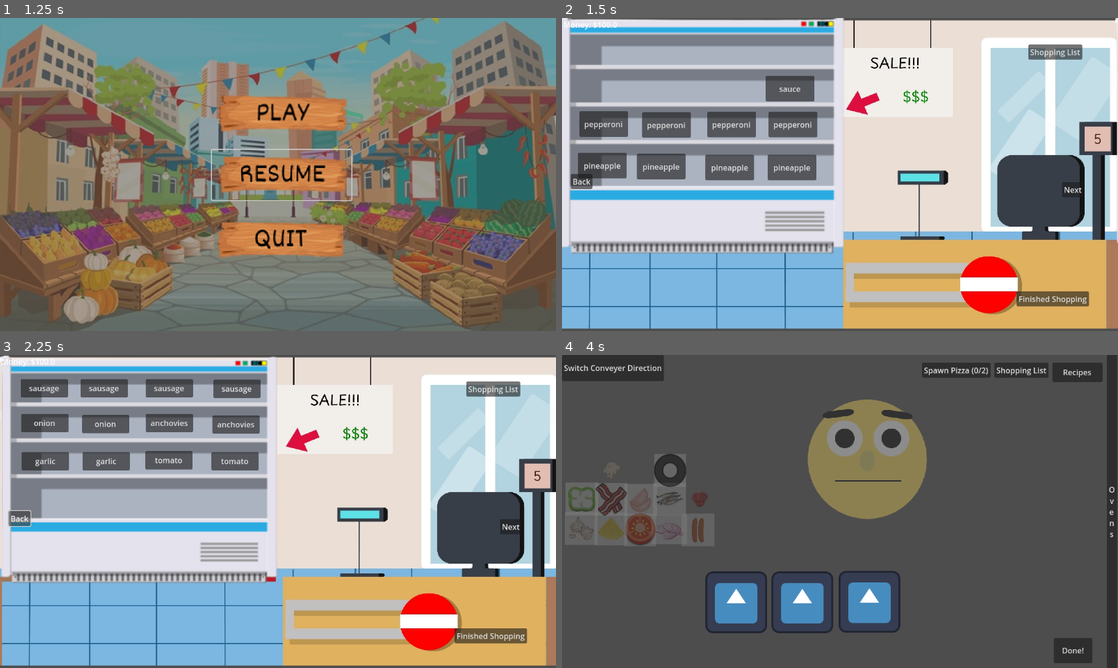
Above: before the commit, frames 1-4 (two rows, left to right).
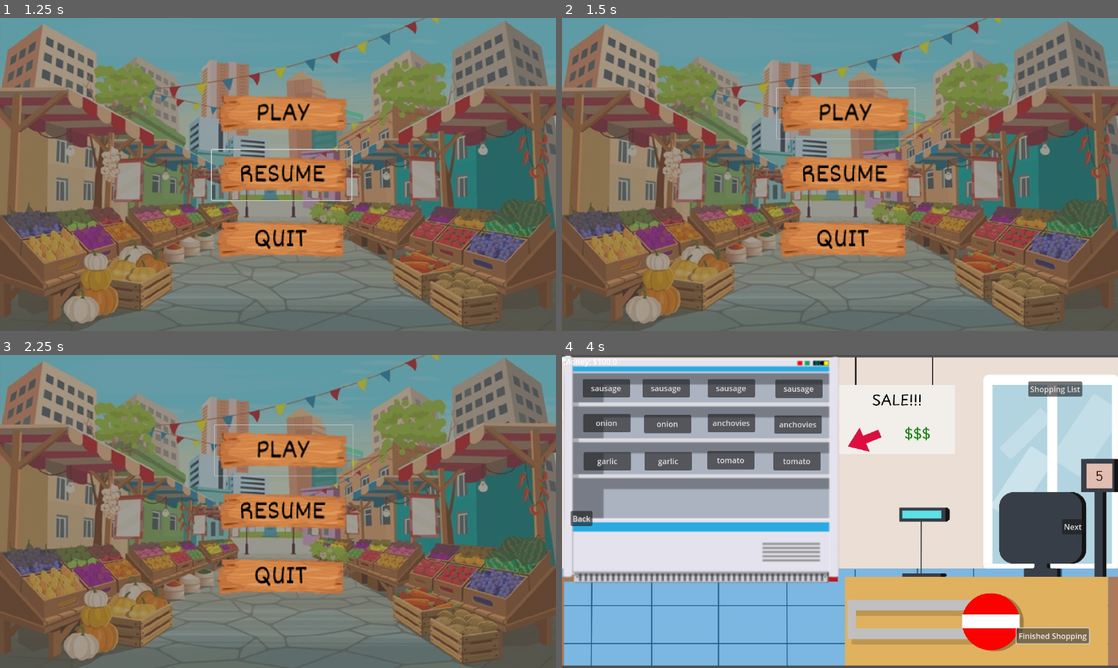
Above: after the commit, the same moments.

Repository: Leone2004/LandLockedLigersGame
Game: Godot game, scene res://Scenes/mainmenu.tscn
Same seed, same stepped clock (60 frames per second), same inputs: the game is played once before the commit and once after it. The engine's default icon, where the game draws it, is replaced by a stand-in: a white triangle on a blue panel in a dark square. Sound files missing from this copy of the repository are replaced by a short silence.
Inputs (mouse positions are in pixels of both pictures, inside the frame that each line leads up to):
- Up to frame 1 (1.25 s): click (283, 174) at 0.5 s
- Up to frame 2 (1.5 s): click (845, 111) at 1.25 s
- Up to frame 3 (2.25 s): click (22, 517) at 2 s, where only the run before the commit has a clickable "Back"
- Up to frame 4 (4 s): click "Back" at 2.75 s; click "Finished Shopping" at 3.5 s

Frame 1 is identical in both runs. In frame 2, 98% of the frame differs, in the area x 0-100%, y 0-100%; in frame 3, 98%; in frame 4, 90%.

Commit message:
Added sounds and faces

Diff:
--- a/cookingupsuccessgame/Scenes/GroceryStore.tscn
+++ b/cookingupsuccessgame/Scenes/GroceryStore.tscn
@@ -1,11 +1,20 @@
-[gd_scene load_steps=5 format=3 uid="uid://ytwvoc765rk3"]
+[gd_scene load_steps=8 format=3 uid="uid://ytwvoc765rk3"]
 
 [ext_resource type="Script" uid="uid://brx8kajls5irq" path="res://Scripts/ShoppingStoreButtons.gd" id="1_6pps0"]
+[ext_resource type="AudioStream" uid="uid://rdsdhascvlmi" path="res://Music/sounds/Swoosh(for dragging).wav" id="1_bneo4"]
+[ext_resource type="AudioStream" uid="uid://2me0lmpdissx" path="res://Music/sounds/fantasy-game-sword-cut-sound-effect-get-more-on-my-patreon-339824.mp3" id="2_23ypg"]
 [ext_resource type="Texture2D" uid="uid://edyokx505sba" path="res://Art/Final Cooking up Success Image folder 2/Background images/Grocery Background.jpg" id="3_45mn4"]
 [ext_resource type="Texture2D" uid="uid://5gnwamavmr6o" path="res://Art/Final Cooking up Success Image folder 2/Equipment/Shopping shelf.png" id="3_bneo4"]
 [ext_resource type="PackedScene" uid="uid://dvhspowe5pn6t" path="res://Scenes/shopping_list.tscn" id="3_d07kg"]
+[ext_resource type="Script" uid="uid://ctq0t3w706735" path="res://Scripts/sound_follower1.gd" id="3_vd5c6"]
 
 [node name="ShoppingScene" type="Node2D"]
+
+[node name="AudioStreamPlayer2D" type="AudioStreamPlayer2D" parent="."]
+stream = ExtResource("1_bneo4")
+
+[node name="AudioStreamPlayer2D2" type="AudioStreamPlayer2D" parent="AudioStreamPlayer2D"]
+stream = ExtResource("2_23ypg")
 
 [node name="Control" type="Control" parent="."]
 layout_mode = 3
@@ -583,6 +592,7 @@
 metadata/_edit_use_anchors_ = true
 
 [node name="Camera2D" type="Camera2D" parent="."]
+script = ExtResource("3_vd5c6")
 
 [node name="ShoppingListScene" parent="." instance=ExtResource("3_d07kg")]
 
--- a/cookingupsuccessgame/Scenes/cooking.tscn
+++ b/cookingupsuccessgame/Scenes/cooking.tscn
@@ -1,9 +1,13 @@
-[gd_scene load_steps=9 format=3 uid="uid://ccjtqqsxfsxdj"]
+[gd_scene load_steps=13 format=3 uid="uid://ccjtqqsxfsxdj"]
 
 [ext_resource type="Script" uid="uid://bgutyowxbu4q8" path="res://Scripts/CookingScene.gd" id="1_v6t1i"]
+[ext_resource type="AudioStream" uid="uid://fif1bn6wkmm0" path="res://Music/sounds/8-bit-video-game-points-version-1-145826.mp3" id="2_8l6gq"]
 [ext_resource type="Texture2D" uid="uid://bq8jd3vjo40lr" path="res://Art/Unknown-1.png" id="3_iv1kd"]
+[ext_resource type="AudioStream" uid="uid://88y0lqbdsqo2" path="res://Music/sounds/Sonic_Soundfx_household_kitchen_pasta_packet_plastic_scrumple_crumple.mp3" id="3_jba1e"]
 [ext_resource type="PackedScene" uid="uid://cbv1kvsc8lip3" path="res://Scenes/pizza.tscn" id="3_kqqjs"]
+[ext_resource type="AudioStream" uid="uid://1k3dll3bkfva" path="res://Music/sounds/achievement-video-game-type-1-230515.mp3" id="4_jba1e"]
 [ext_resource type="PackedScene" uid="uid://wjye2oajgcmk" path="res://Scenes/oven_scene.tscn" id="4_jhubm"]
+[ext_resource type="Script" uid="uid://d0bcqnejgari1" path="res://Scripts/sound_follower2.gd" id="5_8l6gq"]
 [ext_resource type="PackedScene" uid="uid://dvhspowe5pn6t" path="res://Scenes/shopping_list.tscn" id="5_iv1kd"]
 [ext_resource type="PackedScene" uid="uid://bvn8x7y2k3m4n" path="res://Scenes/IngredientSpot.tscn" id="7_bhcx5"]
 [ext_resource type="PackedScene" uid="uid://brnrw56qbt731" path="res://Scenes/sell.tscn" id="7_smvhu"]
@@ -13,6 +17,15 @@
 
 [node name="CookingScene" type="Node2D"]
 script = ExtResource("1_v6t1i")
+
+[node name="AudioStreamPlayer2D" type="AudioStreamPlayer2D" parent="."]
+stream = ExtResource("2_8l6gq")
+
+[node name="AudioStreamPlayer2D" type="AudioStreamPlayer2D" parent="AudioStreamPlayer2D"]
+stream = ExtResource("3_jba1e")
+
+[node name="happy_customer" type="AudioStreamPlayer2D" parent="AudioStreamPlayer2D"]
+stream = ExtResource("4_jba1e")
 
 [node name="CanvasLayer" type="CanvasLayer" parent="."]
 
@@ -156,6 +169,7 @@
 
 [node name="Camera2D" type="Camera2D" parent="."]
 position = Vector2(10, -331)
+script = ExtResource("5_8l6gq")
 
 [node name="OvenScene" parent="." instance=ExtResource("4_jhubm")]
 z_index = -1
--- a/cookingupsuccessgame/Scenes/mainmenu.tscn
+++ b/cookingupsuccessgame/Scenes/mainmenu.tscn
@@ -1,8 +1,10 @@
-[gd_scene load_steps=6 format=3 uid="uid://b24md2q3ym4fa"]
+[gd_scene load_steps=8 format=3 uid="uid://b24md2q3ym4fa"]
 
 [ext_resource type="Script" uid="uid://c8hiwj8hvukla" path="res://Scripts/mainmenu.gd" id="1_pposm"]
+[ext_resource type="AudioStream" uid="uid://2me0lmpdissx" path="res://Music/sounds/fantasy-game-sword-cut-sound-effect-get-more-on-my-patreon-339824.mp3" id="2_l2o7r"]
 [ext_resource type="Texture2D" uid="uid://bxanlmp5eqy7g" path="res://Art/Final Cooking up Success Image folder 2/Main Menu page/Play_Button.png" id="2_lah54"]
 [ext_resource type="Texture2D" uid="uid://dhojgsy72qx7u" path="res://Art/Final Cooking up Success Image folder 2/Main Menu page/Quit_Button.png" id="3_5326e"]
+[ext_resource type="Script" uid="uid://dg6apsmbesm25" path="res://Scripts/button.gd" id="4_juwjy"]
 [ext_resource type="Texture2D" uid="uid://c8t6otjqd67vj" path="res://Art/Final Cooking up Success Image folder 2/Main Menu page/Resume_Button.png" id="4_l2o7r"]
 [ext_resource type="Texture2D" uid="uid://bd0nb5upkqux8" path="res://Art/Final Cooking up Success Image folder 2/Main Menu page/Main_Menu_Background_Rec.png" id="5_juwjy"]
 
@@ -14,6 +16,11 @@
 offset_right = 280.0
 offset_bottom = 152.0
 script = ExtResource("1_pposm")
+
+[node name="AudioStreamPlayer2D" type="AudioStreamPlayer2D" parent="."]
+position = Vector2(-131, -179)
+scale = Vector2(0.5, 0.5)
+stream = ExtResource("2_l2o7r")
 
 [node name="StartButton" type="Button" parent="."]
 texture_filter = 6
@@ -35,6 +42,7 @@
 flat = true
 icon_alignment = 1
 expand_icon = true
+script = ExtResource("4_juwjy")
 
 [node name="QuitButton" type="Button" parent="."]
 texture_filter = 1
@@ -48,6 +56,7 @@
 flat = true
 icon_alignment = 1
 expand_icon = true
+script = ExtResource("4_juwjy")
 
 [node name="ResumeButton" type="Button" parent="."]
 texture_filter = 1
@@ -63,6 +72,7 @@
 flat = true
 icon_alignment = 1
 expand_icon = true
+script = ExtResource("4_juwjy")
 
 [node name="Camera2D" type="Camera2D" parent="."]
 
@@ -107,5 +117,7 @@
 metadata/_edit_lock_ = true
 
 [connection signal="pressed" from="StartButton" to="." method="_on_start_button_pressed"]
+[connection signal="pressed" from="StartButton" to="StartButton" method="_on_pressed_start"]
 [connection signal="pressed" from="QuitButton" to="." method="_on_quit_button_pressed"]
-[connection signal="pressed" from="ResumeButton" to="." method="_on_resume_button_pressed"]
+[connection signal="pressed" from="QuitButton" to="QuitButton" method="_on_pressed_quit"]
+[connection signal="pressed" from="ResumeButton" to="ResumeButton" method="_on_pressed_resume"]
--- a/cookingupsuccessgame/Scripts/ShoppingStoreButtons.gd
+++ b/cookingupsuccessgame/Scripts/ShoppingStoreButtons.gd
@@ -15,6 +15,8 @@
 @onready var PineappleButton : Button = $"pineapple"
 @onready var SausageButton : Button = $"sausage"
 @onready var AnchoviesButton : Button = $"anchovies"
+@onready var sound : AudioStreamPlayer2D = $"../AudioStreamPlayer2D"
+@onready var b_sound : AudioStreamPlayer2D = $"../AudioStreamPlayer2D/AudioStreamPlayer2D2"
 
 var aisle_index: int = 0  # keeps track of which aisle we're on
 
@@ -39,6 +41,7 @@
 	money.text = "Money: $" + str(Global.money)
 
 func _on_back_pressed() -> void:
+	sound.play()
 	var screen_width: float = get_viewport().get_visible_rect().size.x
 	print("back button was pressed")
 	aisle_index -= 1
@@ -47,6 +50,7 @@
 	camera.position.x = aisle_index * screen_width
 
 func _on_next_pressed() -> void:
+	sound.play()
 	var screen_width: float = get_viewport().get_visible_rect().size.x
 	print("next button was pressed")
 	aisle_index += 1  # increase aisle
@@ -54,14 +58,18 @@
 	camera.position.x = aisle_index * screen_width
 
 func _on_finished_pressed() -> void:
+	b_sound.play()
+	await b_sound.finished
 	get_tree().change_scene_to_file("res://Scenes/cooking.tscn")
 
 func _on_shopping_list_pressed() -> void:
+	sound.play()
 	print("shopping list button was pressed")
 	shopping_list.visible = !shopping_list.visible
 	$"../ShoppingListScene".update_shopping_list() # keep up to date
 
 func _on_food_pressed(item: int, price: float) -> void:
+	b_sound.play()
 	if Global.money >= price: # checks to see if the player has enough money
 		Global.ingredients[item] += 1  # increments the proper item by 1
 		Global.money -= price
--- /dev/null
+++ b/cookingupsuccessgame/Scripts/button.gd
@@ -0,0 +1,30 @@
+extends Button
+
+
+# Called when the node enters the scene tree for the first time.
+func _ready() -> void:
+	pass # Replace with function body.
+
+
+# Called every frame. 'delta' is the elapsed time since the previous frame.
+func _process(delta: float) -> void:
+	pass
+
+
+func _on_pressed_start() -> void:
+	$"../AudioStreamPlayer2D".play()
+	await  $"../AudioStreamPlayer2D".finished
+	$".."._next_level()
+	pass # Replace with function body.
+
+
+func _on_pressed_quit() -> void:
+	$"../AudioStreamPlayer2D".play()
+	await  $"../AudioStreamPlayer2D".finished
+	pass # Replace with function body.
+
+
+func _on_pressed_resume() -> void:
+	$"../AudioStreamPlayer2D".play()
+	await  $"../AudioStreamPlayer2D".finished
+	pass # Replace with function body.
--- a/cookingupsuccessgame/Scripts/mainmenu.gd
+++ b/cookingupsuccessgame/Scripts/mainmenu.gd
@@ -1,12 +1,13 @@
 extends Control
 
-func _on_start_button_pressed() -> void:
+
+func _next_level() -> void:
 	get_tree().change_scene_to_file("res://Scenes/GroceryStore.tscn")
 
-func _on_quit_button_pressed() -> void:
+func _quit() -> void:
 	get_tree().quit()
 
-func _on_resume_button_pressed() -> void:
+func _resume() -> void:
 	get_tree().paused = false
 	$PauseMenu.visible = false
 
@@ -22,6 +23,6 @@
 	$PauseMenu.visible = true
 
 func _ready() -> void:
-	$PauseMenu/ResumeButton.pressed.connect(_on_resume_button_pressed)
+	$PauseMenu/ResumeButton.pressed.connect(_resume)
 	$PauseMenu/SaveButton.pressed.connect(_on_save_button_pressed)
 	$PauseMenu/QuitButton.pressed.connect(_on_pause_quit_button_pressed)
--- a/cookingupsuccessgame/Scripts/pizza.gd
+++ b/cookingupsuccessgame/Scripts/pizza.gd
@@ -16,6 +16,8 @@
 var last_click_time = 0.0
 var click_threshold = 0.2
 var mouse_on_me: bool = false
+@onready var sound: AudioStreamPlayer2D = $"../AudioStreamPlayer2D"
+@onready var trash: AudioStreamPlayer2D = $"../AudioStreamPlayer2D/AudioStreamPlayer2D"
 
 # Ingredient values (you can adjust these)
 var ingredient_values: Dictionary = {
@@ -70,6 +72,7 @@
 			if event.pressed and not is_dragging:
 				current_click = timer
 				if current_click - last_click_time < click_threshold && mouse_on_me && !is_baking && !baked :
+					trash.play()
 					var x = 0
 					for i in Global.ingredients:
 						Global.ingredients[x] += used_ingredients[x]
@@ -167,6 +170,7 @@
 func add_ingredient(ingredient_name: String) -> void:
 	"""Add an ingredient to the pizza and update its value"""
 	if ingredient_name in ingredient_values:
+		sound.play()
 		current_ingredients.append(ingredient_name)
 		used_ingredients[Global.food.find(ingredient_name)] += 1
 		_update_pizza_value()
--- a/cookingupsuccessgame/Scripts/sell.gd
+++ b/cookingupsuccessgame/Scripts/sell.gd
@@ -8,6 +8,7 @@
 @onready var happy_face = preload("res://Art/Final Cooking up Success Image folder 2/Characters/happy_face.png")
 @onready var face = $Pizza/Icon
 @onready var normal_face = face.texture
+@onready var happy_sound: AudioStreamPlayer2D = $"../AudioStreamPlayer2D/happy_customer"
 
 func _ready() -> void:
 	area_ref = $"."
@@ -30,7 +31,7 @@
 		playing = true
 		anim_ref.play("transparent_on")
 		await anim_ref.animation_finished
-		# Keep the happy face - don't change back to normal
+		face.texture = normal_face
 		cur_customer = 0
 		playing = false
 	if cur_customer == 1 && Global.customers > -1:
@@ -47,6 +48,7 @@
 		if area.has_method("sell_pizza") && !food_ref:
 			# Try to sell the pizza and only change customer state if successful
 			if area.sell_pizza():
+				happy_sound.play()
 				cur_customer = 2
 				# Looks for pizza
 				return
--- /dev/null
+++ b/cookingupsuccessgame/Scripts/sound_follower1.gd
@@ -0,0 +1,13 @@
+extends Camera2D
+@onready var audio1: AudioStreamPlayer2D = $"../AudioStreamPlayer2D"
+
+
+# Called when the node enters the scene tree for the first time.
+func _ready() -> void:
+	pass # Replace with function body.
+
+
+# Called every frame. 'delta' is the elapsed time since the previous frame.
+func _process(delta: float) -> void:
+	audio1.position = position
+	pass
--- /dev/null
+++ b/cookingupsuccessgame/Scripts/sound_follower2.gd
@@ -0,0 +1,13 @@
+extends Camera2D
+@onready var audio1: AudioStreamPlayer2D = $"../AudioStreamPlayer2D"
+
+
+# Called when the node enters the scene tree for the first time.
+func _ready() -> void:
+	pass # Replace with function body.
+
+
+# Called every frame. 'delta' is the elapsed time since the previous frame.
+func _process(delta: float) -> void:
+	audio1.position = position
+	pass
Not shown, added: cookingupsuccessgame/Scripts/button.gd.uid
Not shown, added: cookingupsuccessgame/Scripts/sound_follower1.gd.uid
Not shown, added: cookingupsuccessgame/Scripts/sound_follower2.gd.uid
Not shown, changed: cookingupsuccessgame/Music/sounds/fantasy-game-sword-cut-sound-effect-get-more-on-my-patreon-339824.mp3
